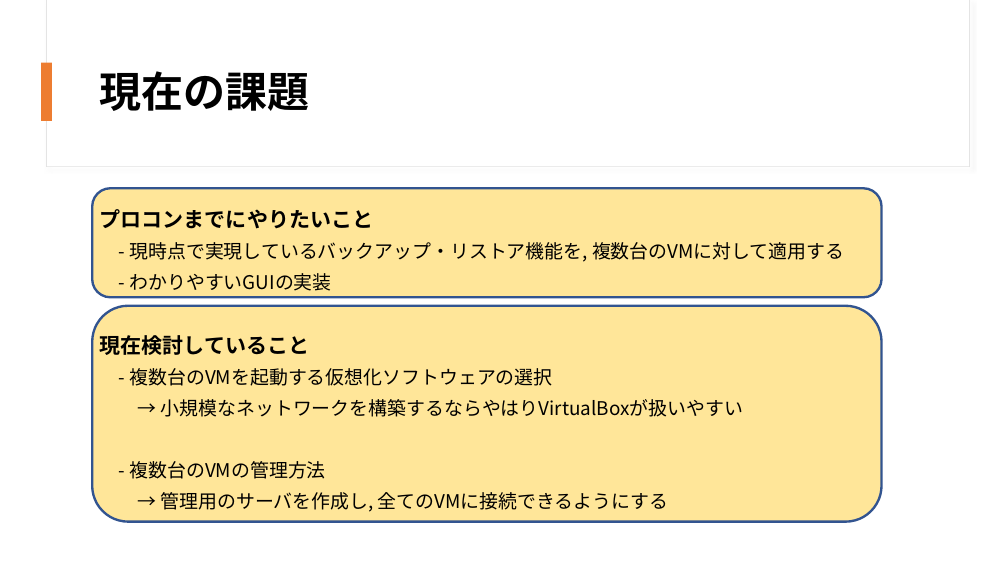
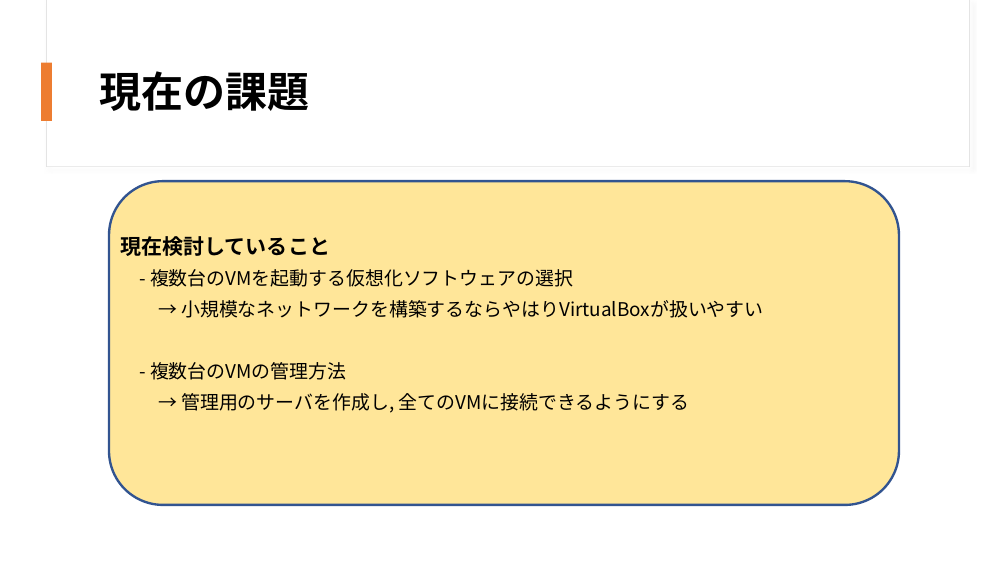
Before and after one commit to OOL2020-goodluckfanfield/Document, a slide deck: slide 7 of ool2020_middle_report_volume３_10_25 .pptx. Drawn at 1008x567 pixels with LibreOffice and Linux fonts; fonts in the diff are those of the drawing. Boxes give left, top, right and bottom in pixels: in the first picture for what was removed or moved away, otherwise in the second. Text is boxed around its words. In the diff, an @@ line names an element or a change of style, - is before the commit and + after.

```diff
--- a/ool2020_middle_report_volume３_10_25 .pptx
+++ b/ool2020_middle_report_volume３_10_25 .pptx
@@ rounded rectangle removed at [92, 188, 882, 297] @@
@@ text at [100, 209, 844, 291]: paragraphs removed @@
-プロコンまでにやりたいこと
-- 現時点で実現しているバックアップ・リストア機能を, 複数台のVMに対して適用する
-- わかりやすいGUIの実装
@@ rounded rectangle: place and size @@
-rounded rectangle at [92, 306, 882, 522]
+rounded rectangle at [109, 181, 899, 505]
@@ text "現在検討していること": place and size @@
-text "現在検討していること" at [100, 209, 844, 512]
+text "現在検討していること" at [120, 236, 763, 413]
```
Also in this commit, not shown: 3 other slides changed.
